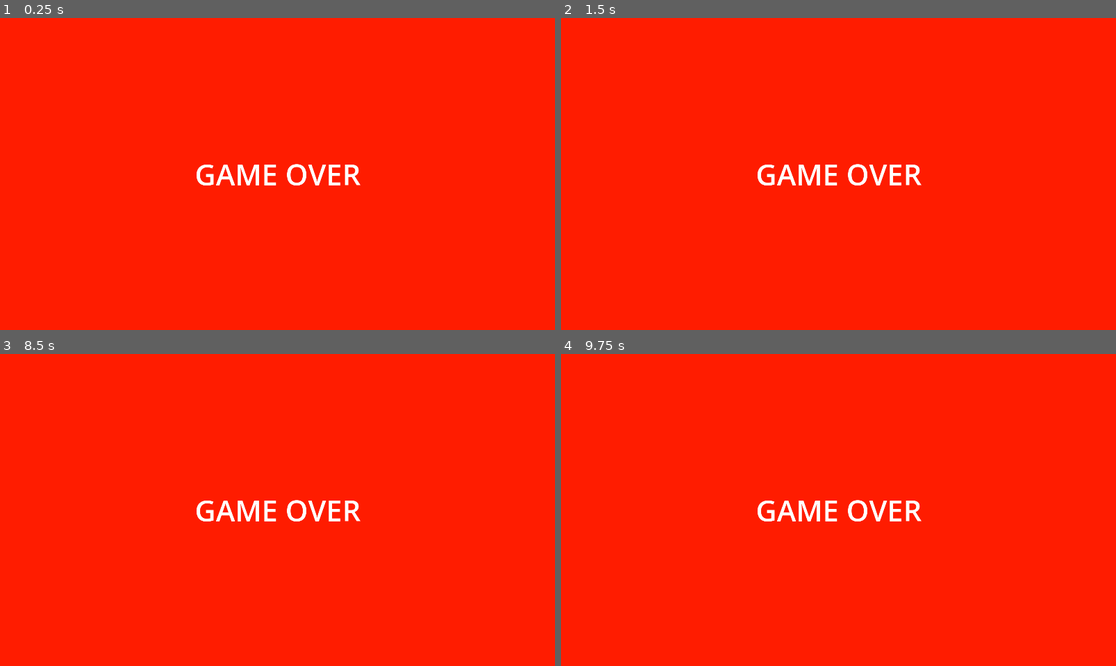
Above: before the commit, frames 1-4 (two rows, left to right).
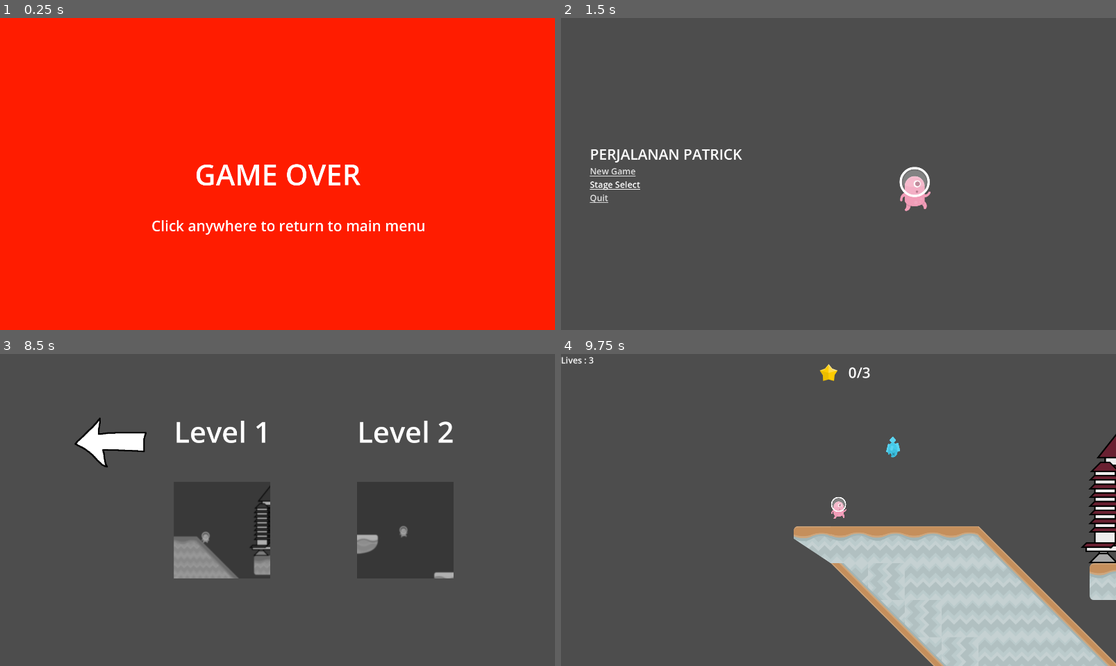
Above: after the commit, the same moments.

Repository: triasaf/tutorial-6-gamedev
Game: Godot game, scene res://scenes/GameOver.tscn
Two runs of this game, one before a commit and one after it. Both use one fixed random seed, a clock stepped at 60 frames per second and the inputs below. This scene is started directly instead of the project's main scene.
Inputs (mouse positions are in pixels of both pictures, inside the frame that each line leads up to):
- Up to frame 1 (0.25 s): no input
- Up to frame 2 (1.5 s): tap Enter at 0.5 s; move the mouse to (960, 158) at 0.52 s; hold Right (right) from 0.53 s (still down); click (960, 158) at 0.67 s; tap Space (jump) at 0.77, 1.25 s; move the mouse to (727, 189) at 1.27 s; click (727, 189) at 1.42 s
- Up to frame 3 (8.5 s): tap Space (jump) at 1.52, 3.5, 3.77, 4.52, 5, 5.27, 6.77, 7.52, 8.27 s; release Right (right) at 2 s; click (116, 447) at 2.02 s; tap Enter at 2.75, 4.25 s; move the mouse to (333, 441) at 2.77 s; hold A (left) 2.78-3.53 s; click (333, 441) at 2.92 s; move the mouse to (249, 572) at 3.52 s; hold Right (right) 3.53-5.03 s; click (249, 572) at 3.67 s; move the mouse to (444, 556) at 4.27 s; click (444, 556) at 4.42 s; move the mouse to (111, 463) at 5.02 s; hold A (left) 5.03-5.78 s; click (111, 463) at 5.17 s; move the mouse to (305, 510) at 5.77 s; hold Right (right) 5.78-6.53 s; click (305, 510) at 5.92 s; move the mouse to (194, 432) at 6.52 s; hold A (left) 6.53-8.03 s; click (194, 432) at 6.67 s; move the mouse to (399, 494) at 7.27 s; click (399, 494) at 7.42 s; move the mouse to (166, 525) at 8.02 s; hold Right (right) from 8.03 s (still down); click (166, 525) at 8.17 s
- Up to frame 4 (9.75 s): keep holding Right (right); move the mouse to (894, 441) at 8.77 s; click (894, 441) at 8.92 s; move the mouse to (810, 572) at 9.52 s; click (810, 572) at 9.67 s

The runs differ from the first frame. In frame 1, 0.7% of the frame differs, in the area x 27-77%, y 64-70%; in frame 2, 100%; in frame 3, 100%, in the area x 0-100%, y 0-100%; in frame 4, 100%.

Commit message:
add return to main menu in game over and stage select. Add quit button

Diff:
--- a/scenes/GameOver.tscn
+++ b/scenes/GameOver.tscn
@@ -1,4 +1,6 @@
-[gd_scene format=3 uid="uid://cuklr2t5uwwm2"]
+[gd_scene load_steps=2 format=3 uid="uid://cuklr2t5uwwm2"]
+
+[ext_resource type="Script" path="res://scenes/game_over.gd" id="1_ppt0k"]
 
 [node name="GameOver" type="ColorRect"]
 anchors_preset = 15
@@ -7,6 +9,7 @@
 grow_horizontal = 2
 grow_vertical = 2
 color = Color(1, 0.109804, 0, 1)
+script = ExtResource("1_ppt0k")
 
 [node name="Label" type="Label" parent="."]
 layout_mode = 1
@@ -25,3 +28,22 @@
 text = "GAME OVER"
 horizontal_alignment = 1
 vertical_alignment = 1
+
+[node name="Label2" type="Label" parent="."]
+layout_mode = 1
+anchors_preset = 7
+anchor_left = 0.5
+anchor_top = 1.0
+anchor_right = 0.5
+anchor_bottom = 1.0
+offset_left = -436.0
+offset_top = -396.0
+offset_right = 512.0
+offset_bottom = -327.0
+grow_horizontal = 2
+grow_vertical = 0
+theme_override_font_sizes/font_size = 50
+text = "Click anywhere to return to main menu
+"
+
+[connection signal="gui_input" from="." to="." method="_on_gui_input"]
--- a/scenes/MainMenu.tscn
+++ b/scenes/MainMenu.tscn
@@ -1,8 +1,9 @@
-[gd_scene load_steps=4 format=3 uid="uid://bhnj41epq2rmv"]
+[gd_scene load_steps=5 format=3 uid="uid://bhnj41epq2rmv"]
 
 [ext_resource type="Script" path="res://scenes/new_game_button.gd" id="1_meitr"]
 [ext_resource type="Texture2D" uid="uid://cy426xom8q1hy" path="res://assets/kenney_platformerpack/PNG/Players/128x256/Pink/alienPink_jump.png" id="2_4kjwp"]
 [ext_resource type="Script" path="res://scenes/stage_select_button.gd" id="2_op04q"]
+[ext_resource type="Script" path="res://scenes/quit_button.gd" id="3_0xgqn"]
 
 [node name="MainMenu" type="MarginContainer"]
 anchors_preset = 15
@@ -10,38 +11,48 @@
 anchor_bottom = 1.0
 grow_horizontal = 2
 grow_vertical = 2
+theme_override_constants/margin_left = 100
+theme_override_constants/margin_right = 100
 
 [node name="HBoxContainer" type="HBoxContainer" parent="."]
 layout_mode = 2
-size_flags_horizontal = 4
 size_flags_vertical = 4
 
 [node name="VBoxContainer" type="VBoxContainer" parent="HBoxContainer"]
 layout_mode = 2
-size_flags_horizontal = 0
 size_flags_vertical = 4
 
 [node name="Label" type="Label" parent="HBoxContainer/VBoxContainer"]
 layout_mode = 2
 theme_override_font_sizes/font_size = 50
-text = "JUDUL"
+text = "PERJALANAN PATRICK"
 
 [node name="LinkButton" type="LinkButton" parent="HBoxContainer/VBoxContainer"]
 layout_mode = 2
+theme_override_font_sizes/font_size = 30
 text = "New Game"
 script = ExtResource("1_meitr")
 scene_to_load = "Level1"
 
 [node name="LinkButton2" type="LinkButton" parent="HBoxContainer/VBoxContainer"]
 layout_mode = 2
+theme_override_font_sizes/font_size = 30
 text = "Stage Select"
 script = ExtResource("2_op04q")
 
+[node name="LinkButton3" type="LinkButton" parent="HBoxContainer/VBoxContainer"]
+layout_mode = 2
+theme_override_font_sizes/font_size = 30
+text = "Quit"
+script = ExtResource("3_0xgqn")
+
 [node name="TextureRect" type="TextureRect" parent="HBoxContainer"]
 layout_mode = 2
+size_flags_horizontal = 6
 size_flags_vertical = 4
 texture = ExtResource("2_4kjwp")
 stretch_mode = 2
 
 [connection signal="pressed" from="HBoxContainer/VBoxContainer/LinkButton" to="HBoxContainer/VBoxContainer/LinkButton" method="_on_pressed"]
 [connection signal="pressed" from="HBoxContainer/VBoxContainer/LinkButton2" to="HBoxContainer/VBoxContainer/LinkButton2" method="_on_pressed"]
+[connection signal="pressed" from="HBoxContainer/VBoxContainer/LinkButton3" to="HBoxContainer/VBoxContainer/LinkButton3" method="_on_pressed"]
--- a/scenes/StageSelect.tscn
+++ b/scenes/StageSelect.tscn
@@ -1,8 +1,10 @@
-[gd_scene load_steps=4 format=3 uid="uid://dcohq1547ccvt"]
+[gd_scene load_steps=6 format=3 uid="uid://dcohq1547ccvt"]
 
 [ext_resource type="Script" path="res://scenes/level_container.gd" id="1_0xg3p"]
 [ext_resource type="Texture2D" uid="uid://c7bdwtcuev8dy" path="res://assets/Level1.PNG" id="1_4pu5j"]
+[ext_resource type="Texture2D" uid="uid://3fepjvlgc6fl" path="res://assets/back-button.png" id="1_xpu1k"]
 [ext_resource type="Texture2D" uid="uid://cecr6w0ilg5s7" path="res://assets/Level2.PNG" id="2_cn8vd"]
+[ext_resource type="Script" path="res://scenes/back_button.gd" id="2_cyrs6"]
 
 [node name="StageSelect" type="MarginContainer"]
 anchors_preset = 15
@@ -15,11 +17,21 @@
 theme_override_constants/margin_right = 200
 theme_override_constants/margin_bottom = 200
 
-[node name="HBoxContainer" type="HBoxContainer" parent="."]
+[node name="HBoxContainer2" type="HBoxContainer" parent="."]
+layout_mode = 2
+
+[node name="TextureButton" type="TextureButton" parent="HBoxContainer2"]
+layout_mode = 2
+size_flags_vertical = 0
+mouse_default_cursor_shape = 2
+texture_normal = ExtResource("1_xpu1k")
+script = ExtResource("2_cyrs6")
+
+[node name="HBoxContainer" type="HBoxContainer" parent="HBoxContainer2"]
 layout_mode = 2
 theme_override_constants/separation = 300
 
-[node name="VBoxContainer" type="VBoxContainer" parent="HBoxContainer"]
+[node name="VBoxContainer" type="VBoxContainer" parent="HBoxContainer2/HBoxContainer"]
 layout_mode = 2
 size_flags_horizontal = 3
 mouse_filter = 0
@@ -27,14 +39,14 @@
 script = ExtResource("1_0xg3p")
 levelName = "Level1"
 
-[node name="Label" type="Label" parent="HBoxContainer/VBoxContainer"]
+[node name="Label" type="Label" parent="HBoxContainer2/HBoxContainer/VBoxContainer"]
 layout_mode = 2
 size_flags_vertical = 8
 theme_override_font_sizes/font_size = 100
 text = "Level 1"
 horizontal_alignment = 1
 
-[node name="TextureRect" type="TextureRect" parent="HBoxContainer/VBoxContainer"]
+[node name="TextureRect" type="TextureRect" parent="HBoxContainer2/HBoxContainer/VBoxContainer"]
 clip_contents = true
 layout_mode = 2
 size_flags_vertical = 6
@@ -42,7 +54,7 @@
 expand_mode = 4
 stretch_mode = 6
 
-[node name="VBoxContainer2" type="VBoxContainer" parent="HBoxContainer"]
+[node name="VBoxContainer2" type="VBoxContainer" parent="HBoxContainer2/HBoxContainer"]
 layout_mode = 2
 size_flags_horizontal = 3
 mouse_filter = 0
@@ -50,13 +62,13 @@
 script = ExtResource("1_0xg3p")
 levelName = "Level2"
 
-[node name="Label" type="Label" parent="HBoxContainer/VBoxContainer2"]
+[node name="Label" type="Label" parent="HBoxContainer2/HBoxContainer/VBoxContainer2"]
 layout_mode = 2
 theme_override_font_sizes/font_size = 100
 text = "Level 2"
 horizontal_alignment = 1
 
-[node name="TextureRect" type="TextureRect" parent="HBoxContainer/VBoxContainer2"]
+[node name="TextureRect" type="TextureRect" parent="HBoxContainer2/HBoxContainer/VBoxContainer2"]
 clip_contents = true
 layout_mode = 2
 size_flags_vertical = 6
@@ -64,5 +76,6 @@
 expand_mode = 4
 stretch_mode = 6
 
-[connection signal="gui_input" from="HBoxContainer/VBoxContainer" to="HBoxContainer/VBoxContainer" method="_on_gui_input"]
-[connection signal="gui_input" from="HBoxContainer/VBoxContainer2" to="HBoxContainer/VBoxContainer2" method="_on_gui_input"]
+[connection signal="pressed" from="HBoxContainer2/TextureButton" to="HBoxContainer2/TextureButton" method="_on_pressed"]
+[connection signal="gui_input" from="HBoxContainer2/HBoxContainer/VBoxContainer" to="HBoxContainer2/HBoxContainer/VBoxContainer" method="_on_gui_input"]
+[connection signal="gui_input" from="HBoxContainer2/HBoxContainer/VBoxContainer2" to="HBoxContainer2/HBoxContainer/VBoxContainer2" method="_on_gui_input"]
--- /dev/null
+++ b/scenes/back_button.gd
@@ -0,0 +1,5 @@
+extends TextureButton
+
+
+func _on_pressed() -> void:
+	get_tree().change_scene_to_file("res://scenes/MainMenu.tscn")
--- /dev/null
+++ b/scenes/game_over.gd
@@ -0,0 +1,6 @@
+extends ColorRect
+
+func _on_gui_input(event: InputEvent) -> void:
+	if event is InputEventMouseButton or event is InputEventKey:
+		if event.pressed:  # Ensure it only triggers on press, not release
+			get_tree().change_scene_to_file("res://scenes/MainMenu.tscn")
--- /dev/null
+++ b/scenes/quit_button.gd
@@ -0,0 +1,5 @@
+extends LinkButton
+
+
+func _on_pressed() -> void:
+	get_tree().quit()
Binary file added: assets/back-button.png
Not shown, added: assets/back-button.png.import
